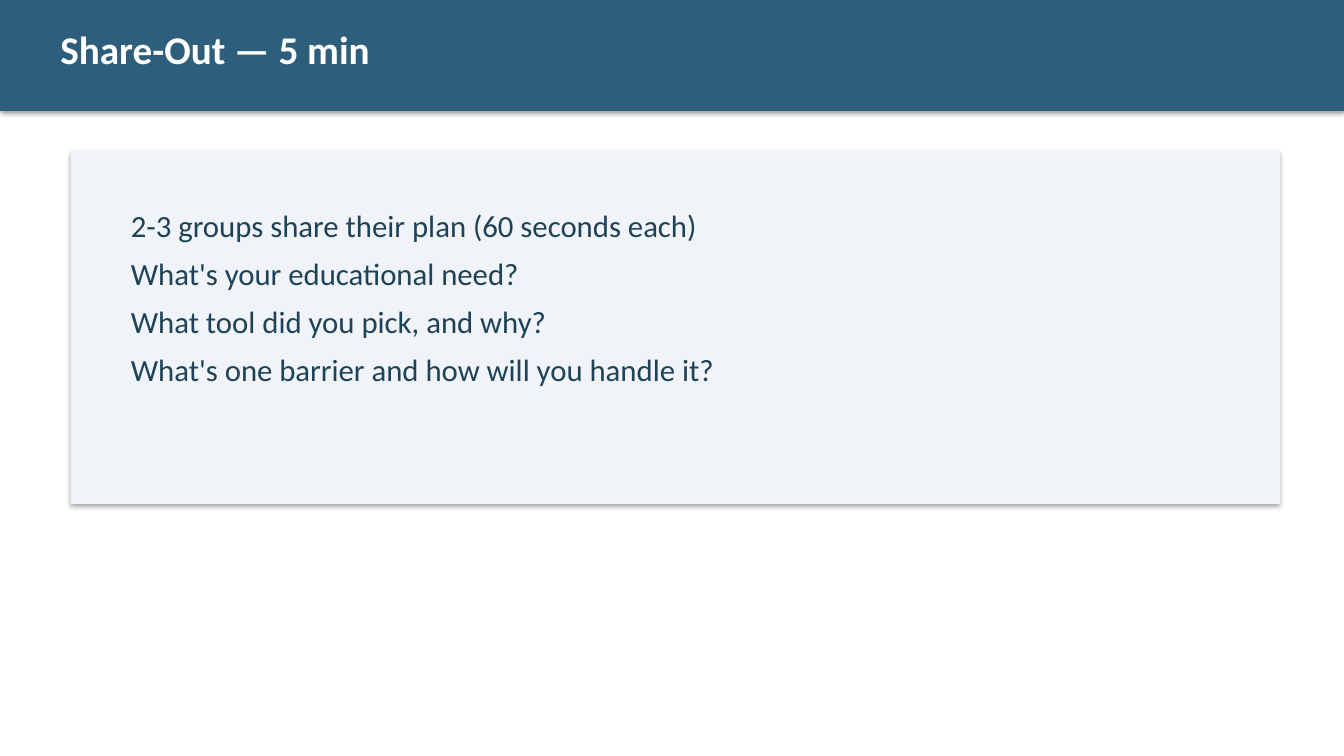
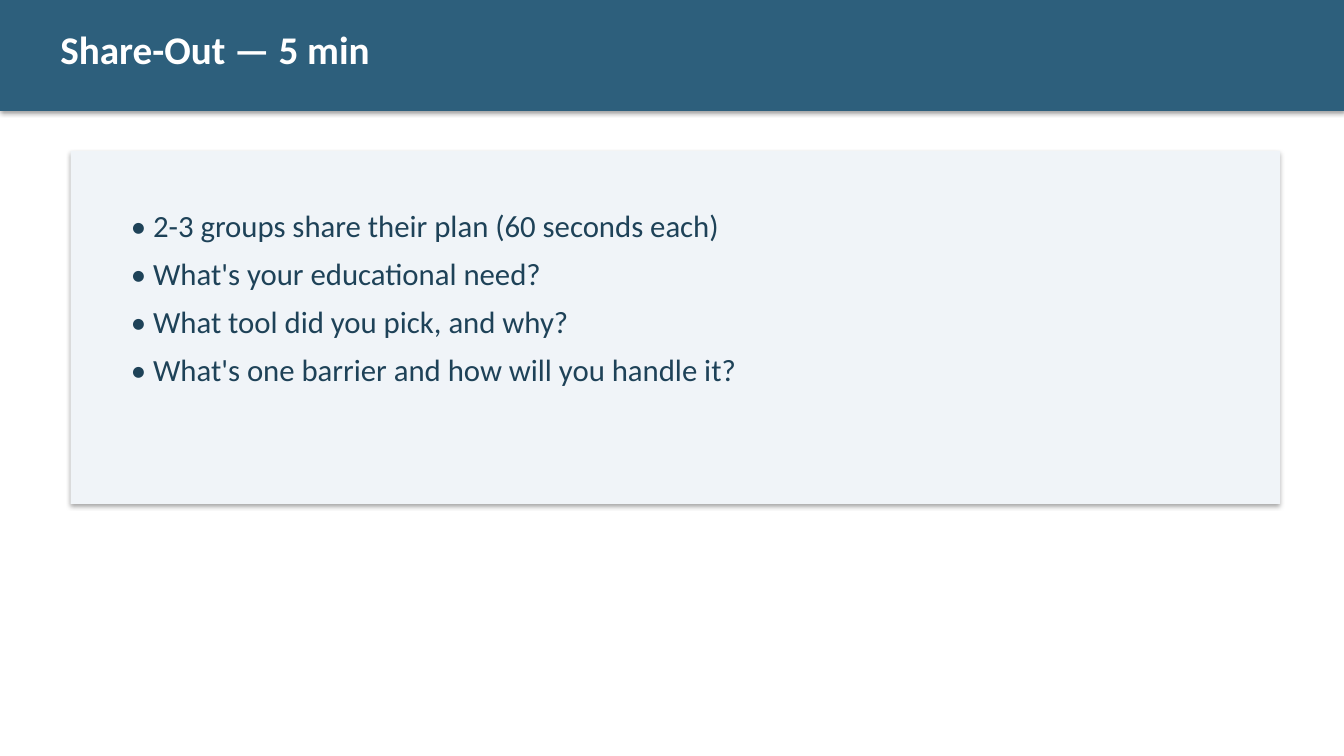
Before and after one commit to diana-brewer/digital-learning-unlocked, a slide deck: slide 27 of Digital Learning Unlocked - Slide Deck.pptx. Drawn at 1344x756 pixels with LibreOffice and Linux fonts; fonts in the diff are those of the drawing. Boxes give left, top, right and bottom in pixels: in the first picture for what was removed or moved away, otherwise in the second. Text is boxed around its words. In the diff, an @@ line names an element or a change of style, - is before the commit and + after.

```diff
--- a/Digital Learning Unlocked - Slide Deck.pptx
+++ b/Digital Learning Unlocked - Slide Deck.pptx
@@ text at (153,214,736,386): text changed @@
-2-3 groups share their plan (60 seconds each)
-What's your educational need?
-What tool did you pick, and why?
-What's one barrier and how will you handle it?
+• 2-3 groups share their plan (60 seconds each)
+• What's your educational need?
+• What tool did you pick, and why?
+• What's one barrier and how will you handle it?
```
Also in this commit, not shown: 20 other slides changed.
